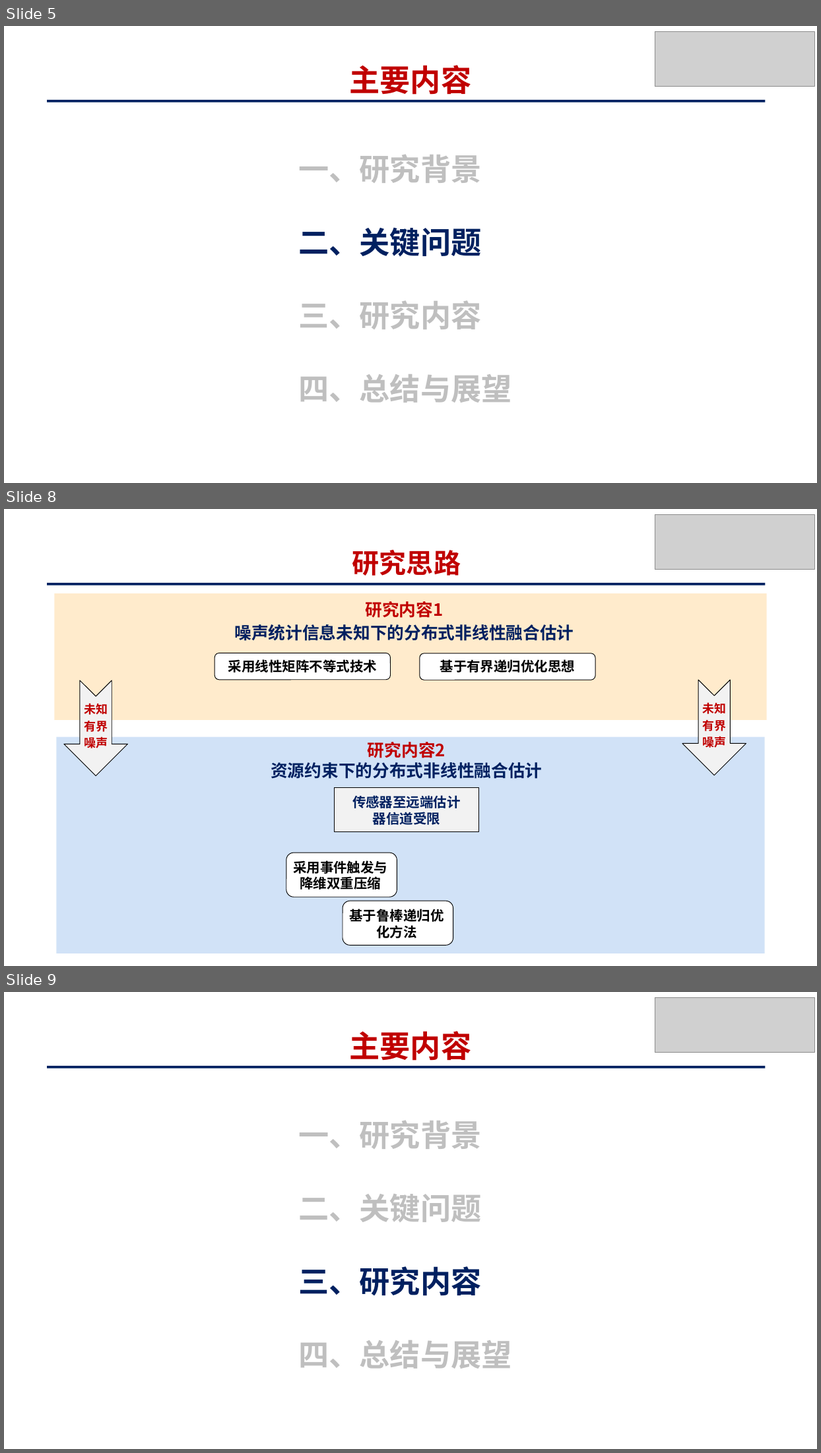
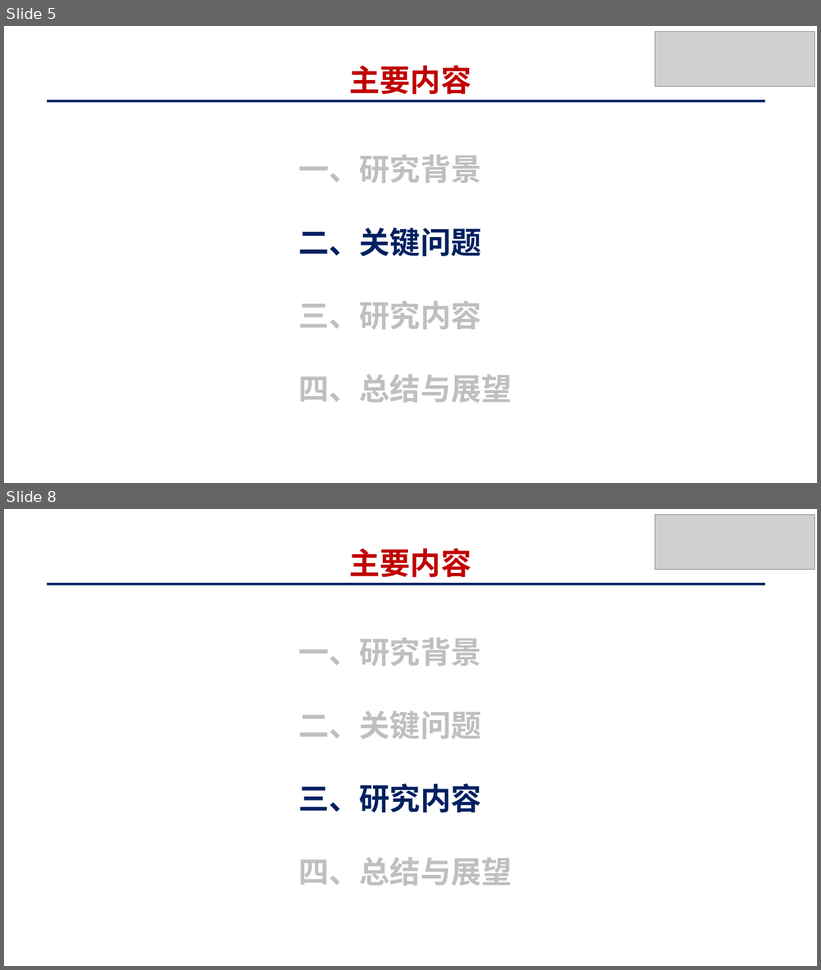
Before and after one commit to yck0609/master-thesis, a slide deck: PPT/基于策略迭代的马尔可夫跳变系统最优跟踪控制_姚才康.pptx. Shown one above the other, each under a label of ours: slides 5, 8 and 9 before the commit, slides 5 and 8 after it; the slides between them are not shown. The pictures are 821x1453 and 821x970 pixels, drawn with LibreOffice and Linux fonts; fonts in the diff are those of the drawing; grey boxes stand for pictures. Boxes give left, top, right and bottom in pixels: in the first picture for what was removed or moved away, otherwise in the second. Text is boxed around its words. In the diff, an @@ line names an element or a change of style, - is before the commit and + after.

```diff
--- a/PPT/基于策略迭代的马尔可夫跳变系统最优跟踪控制_姚才康.pptx
+++ b/PPT/基于策略迭代的马尔可夫跳变系统最优跟踪控制_姚才康.pptx
@@ slide 8 removed at (4,509,817,966), background #FFFFFF; not listed: 1 template element that a slide beside it also shows @@
@@ picture removed at (655,514,814,569) @@
@@ text removed at (352,549,461,576) @@
-研究思路
@@ rectangle removed at (55,593,767,721) @@
@@ text removed at (234,601,574,641) @@
-研究内容1
-噪声统计信息未知下的分布式非线性融合估计
@@ rounded rectangle removed at (215,653,390,680) @@
@@ text removed at (228,659,377,673) @@
-采用线性矩阵不等式技术
@@ rounded rectangle removed at (420,654,596,681) @@
@@ text removed at (440,659,576,673) @@
-基于有界递归优化思想
@@ notched right arrow removed at (64,681,128,776) @@
@@ notched right arrow removed at (682,680,746,776) @@
@@ text removed at (85,703,108,749) @@
-未知
-有界
-噪声
@@ text removed at (703,702,727,748) @@
-未知
-有界
-噪声
@@ rectangle removed at (56,737,765,954) @@
@@ text removed at (271,742,542,779) @@
-研究内容2
-资源约束下的分布式非线性融合估计
@@ rounded rectangle removed at (335,788,479,832) @@
@@ text removed at (352,795,461,825) @@
-传感器至远端估计器信道受限
@@ rounded rectangle removed at (286,853,397,898) @@
@@ text removed at (293,861,387,890) @@
-采用事件触发与降维双重压缩
@@ rounded rectangle removed at (343,901,453,946) @@
@@ text removed at (349,909,444,939) @@
-基于鲁棒递归优化方法
@@ what was slide 9 is now slide 8 @@
```
Also in this commit, not shown: 5 slides changed, 18 slides added, 6 other slides removed, 15 other files.
